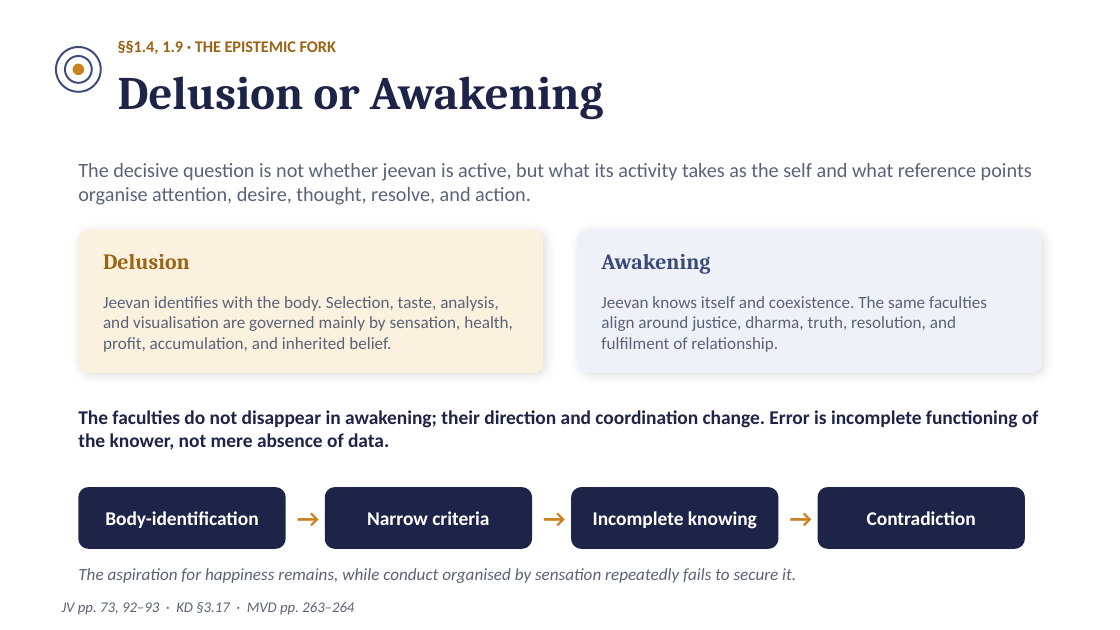
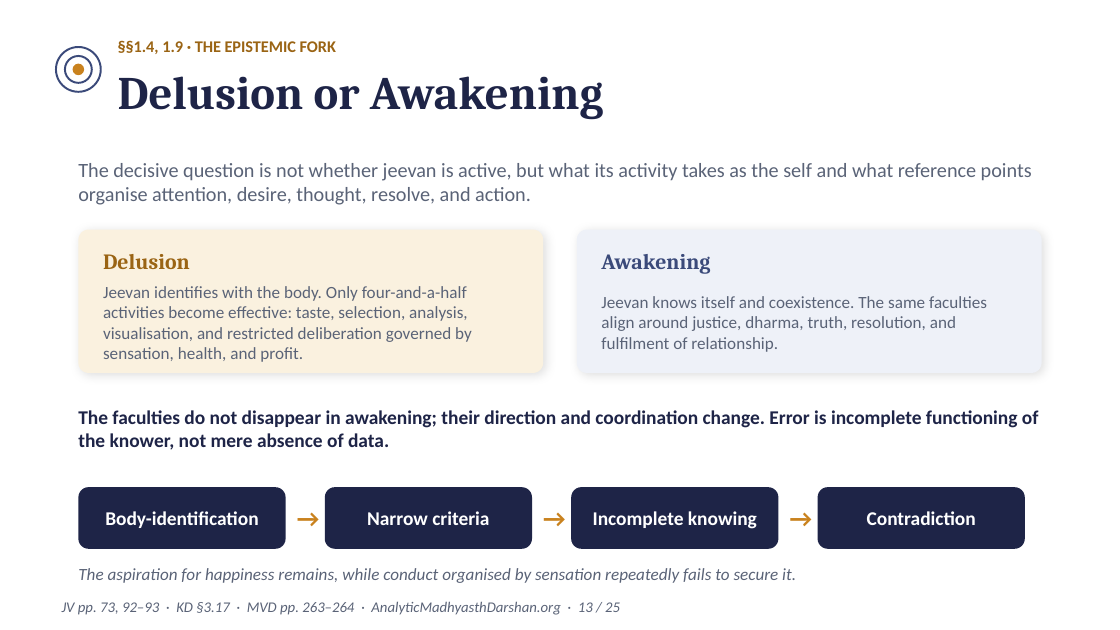
Before and after one commit to raghavamohan/AnalyticMadhyasthDarshan, a slide deck: slide 13 of Studies/Knowledge-Knower-And-Known/The-Epistemology-of-Coexistence-Madhyasth-Darshan.pptx (slide 11 before the commit). Drawn at 1120x630 pixels with LibreOffice and Linux fonts; fonts in the diff are those of the drawing. Boxes give left, top, right and bottom in pixels: in the first picture for what was removed or moved away, otherwise in the second. Text is boxed around its words. In the diff, an @@ line names an element or a change of style, - is before the commit and + after.

```diff
--- a/Studies/Knowledge-Knower-And-Known/The-Epistemology-of-Coexistence-Madhyasth-Darshan.pptx
+++ b/Studies/Knowledge-Knower-And-Known/The-Epistemology-of-Coexistence-Madhyasth-Darshan.pptx
@@ text at <box>103,286,472,362</box>: text changed @@
-Jeevan identifies with the body. Selection, taste, analysis, and visualisation are governed mainly by sensation, health, profit, accumulation, and inherited belief.
+Jeevan identifies with the body. Only four-and-a-half activities become effective: taste, selection, analysis, visualisation, and restricted deliberation governed by sensation, health, and profit.
@@ text at <box>62,601,620,615</box>: text changed @@
-JV pp. 73, 92–93 · KD §3.17 · MVD pp. 263–264
+JV pp. 73, 92–93 · KD §3.17 · MVD pp. 263–264 · AnalyticMadhyasthDarshan.org · 13 / 25
```
Also in this commit, not shown: 22 other slides changed, 2 slides added, 1 other file.
